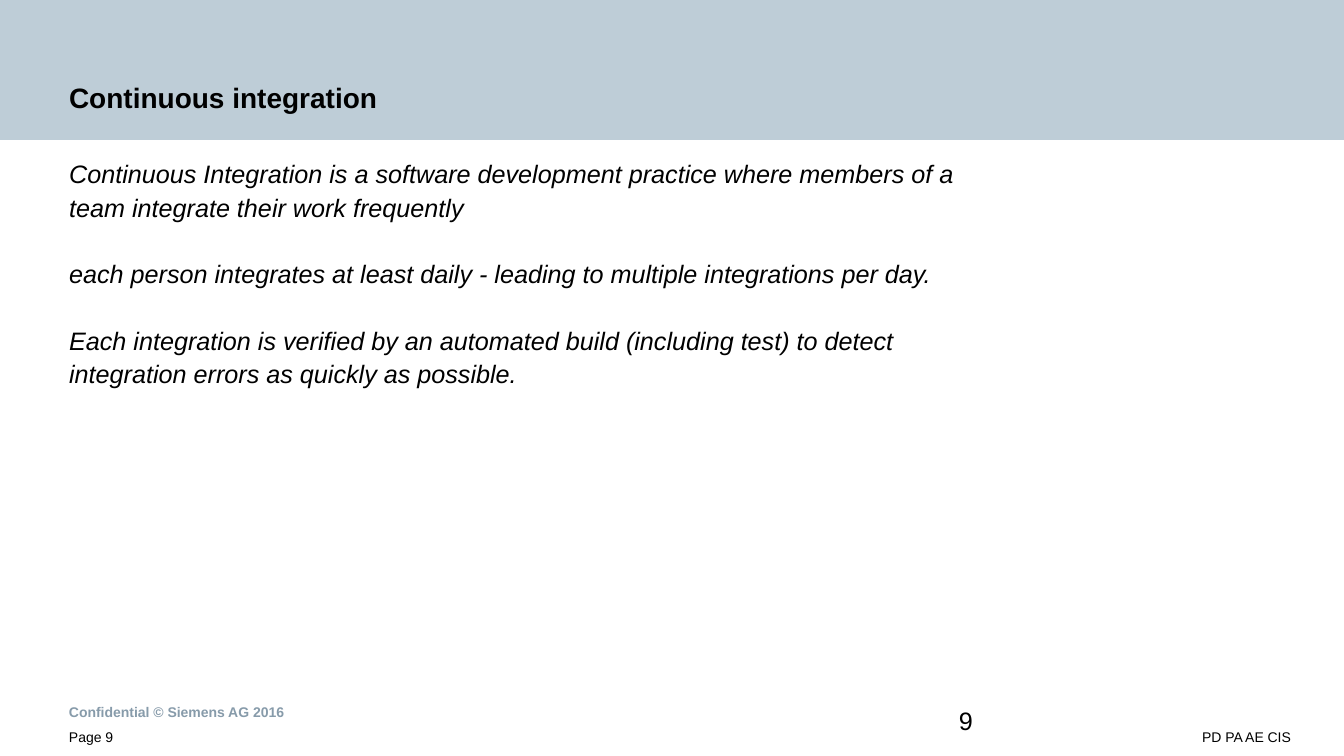
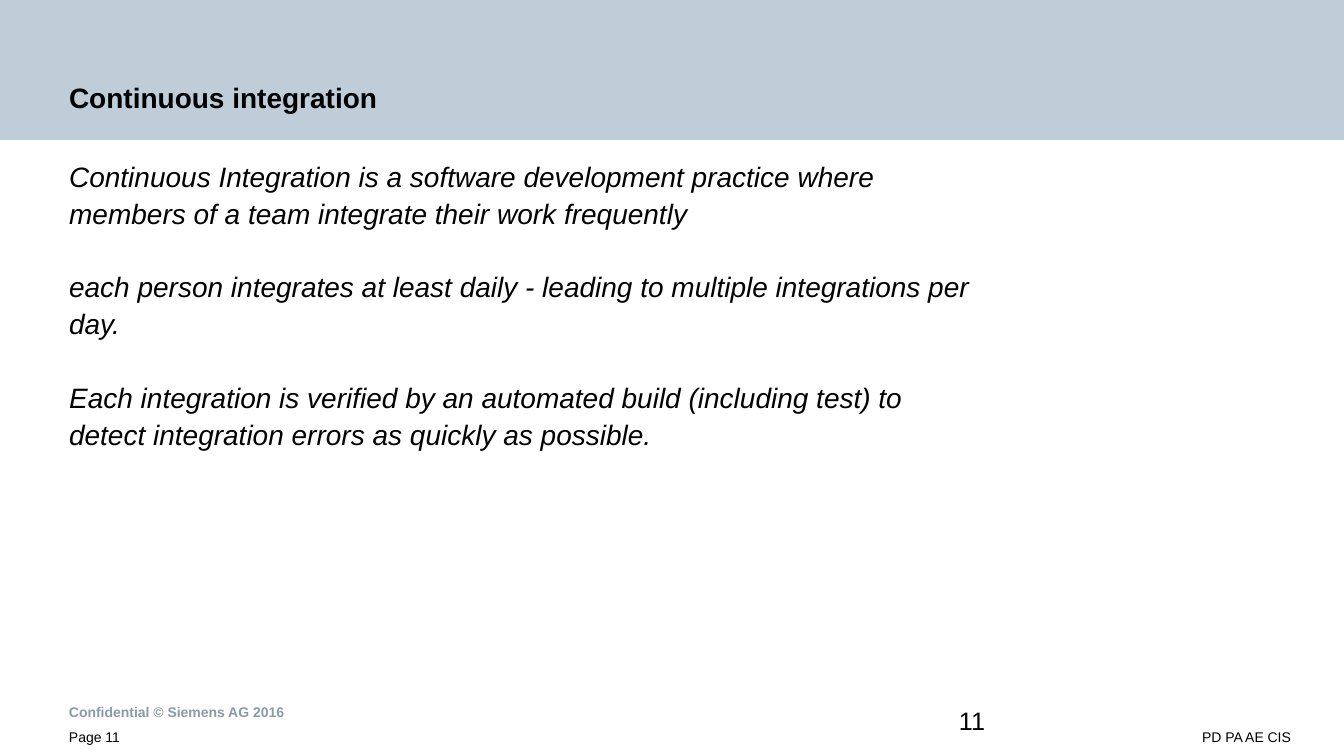
Before and after one commit to SunilPrasad/GithubRepo, a slide deck: slide 11 of TDDExamples/Persentation/TestDrivenDevelopment.pptx (slide 9 before the commit). Drawn at 1344x756 pixels with LibreOffice and Linux fonts; fonts in the diff are those of the drawing; background and template pictures are left out. Boxes give left, top, right and bottom in pixels: in the first picture for what was removed or moved away, otherwise in the second. Text is boxed around its words. In the diff, an @@ line names an element or a change of style, - is before the commit and + after.

```diff
--- a/TDDExamples/Persentation/TestDrivenDevelopment.pptx
+++ b/TDDExamples/Persentation/TestDrivenDevelopment.pptx
@@ text "Continuous Integration is a software ..." at [69, 166, 968, 450]: size 18 to 20 pt @@
@@ page number at [959, 712, 985, 730]: text changed @@
-9
+11
@@ page number at [69, 732, 119, 745]: text changed @@
-Page 9
+Page 11
```
Also in this commit, not shown: 10 other slides changed, 4 slides added, 1 slide removed.
